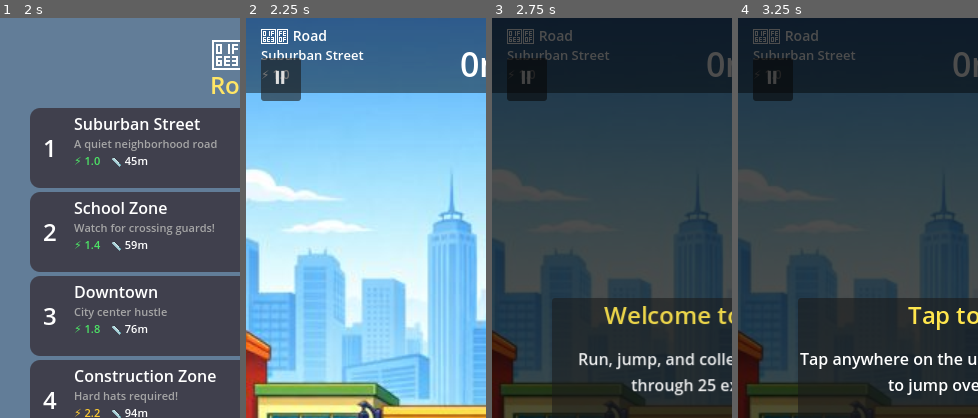
Above: before the commit, frames 1-4 (left to right).
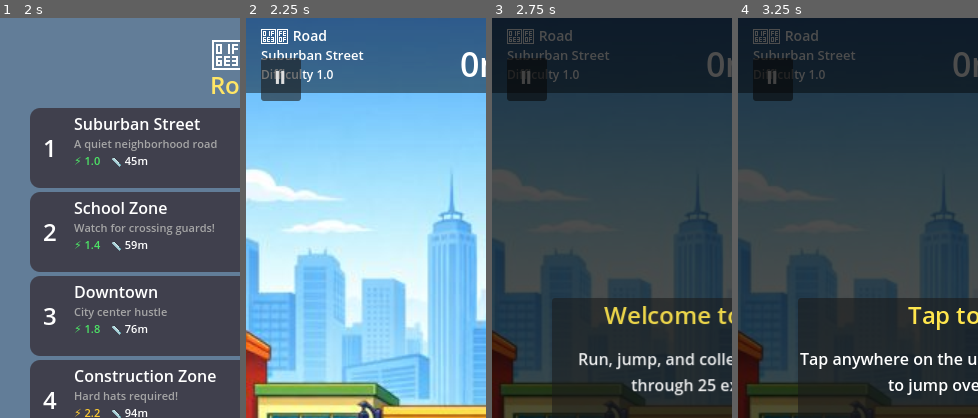
Above: after the commit, the same moments.

Repository: ishaldie/Side-Step
Game: Godot game, scene res://scenes/main_menu.tscn
Same seed, same stepped clock (60 frames per second), same inputs: the game is played once before the commit and once after it. Sound files missing from this copy of the repository are replaced by a short silence.
Inputs:
- Up to frame 1 (2 s): click "PLAY" at 0.5 s; click "▶" at 1.25 s
- Up to frame 2 (2.25 s): click "▶" at 2 s
- Up to frame 3 (2.75 s): no input
- Up to frame 4 (3.25 s): click "Let's Go!" at 2.75 s
The pictures show only the part of the screen within x 0-50%, y 0-50%; the shares and areas given below are measured in that part.

Frame 1 is identical in both runs. In frame 2, 0.3% of the frame differs, in the area x 6-37%, y 12-16%; in frame 3, 0.1%; in frame 4, 0.1%.

Commit message:
fix(game): restore beach background loading and stabilize runtime references

Diff:
--- a/scripts/background_generator.gd
+++ b/scripts/background_generator.gd
@@ -33,10 +33,17 @@
 
 
 ## Creates background decorations for the specified world.
-func create_background(world_index: int, world_data: Dictionary) -> void:
+func create_background(world_index: int, world_data: Dictionary) -> bool:
+	var initial_child_count: int = _parent.get_child_count()
 	# Try to load background image first
 	if world_index < BACKGROUND_IMAGES.size() and ResourceLoader.exists(BACKGROUND_IMAGES[world_index]):
-		var bg_texture: Texture2D = load(BACKGROUND_IMAGES[world_index])
+		var bg_image := Image.new()
+		var load_err: int = bg_image.load(BACKGROUND_IMAGES[world_index])
+		var bg_texture: Texture2D = null
+		if load_err == OK:
+			bg_texture = ImageTexture.create_from_image(bg_image)
+		else:
+			bg_texture = load(BACKGROUND_IMAGES[world_index])
 		if bg_texture:
 			var bg_sprite := Sprite2D.new()
 			bg_sprite.texture = bg_texture
@@ -49,7 +56,7 @@
 			var scale_factor: float = max(scale_x, scale_y)
 			bg_sprite.scale = Vector2(scale_factor, scale_factor)
 			_parent.add_child(bg_sprite)
-			return  # Use image background, skip procedural
+			return true  # Use image background, skip procedural
 
 	# Fallback to procedural backgrounds
 	_create_sky_gradient(world_data)
@@ -60,6 +67,8 @@
 		2: _create_beach_background()
 		3: _create_underwater_background()
 		4: _create_volcano_background()
+
+	return _parent.get_child_count() > initial_child_count
 
 
 ## Creates tiled ground sprites for the specified world.
--- a/scripts/game.gd
+++ b/scripts/game.gd
@@ -8,6 +8,8 @@
 
 const SPAWN_X: float = 550.0
 const POSITIONING_CONFIG = preload("res://scripts/positioning_config.gd")
+const BACKGROUND_GENERATOR_SCRIPT = preload("res://scripts/background_generator.gd")
+const POWERUP_SCRIPT = preload("res://scripts/powerup.gd")
 const GROUND_LEVEL_Y: float = POSITIONING_CONFIG.GROUND_Y  # Visual ground top (matches player GROUND_Y for feet alignment)
 const DUCK_OBSTACLE_Y: float = POSITIONING_CONFIG.DUCK_OBSTACLE_Y  # Consistent height for duck-under obstacles
 const DUCK_OBSTACLE_CLEAR_BOTTOM_Y: float = POSITIONING_CONFIG.DUCK_OBSTACLE_CLEAR_BOTTOM_Y
@@ -78,7 +80,7 @@
 var _obstacle_configs: Dictionary
 
 # Background generator instance
-var _bg_generator: BackgroundGenerator
+var _bg_generator: RefCounted
 
 # Powerup state
 var _active_powerup_type: int = -1  # -1 = none
@@ -159,17 +161,21 @@
 
 func _setup_visuals() -> void:
 	# Initialize background generator
-	_bg_generator = BackgroundGenerator.new(self)
-
-	# Hide the old solid color backgrounds (replaced by background images)
-	_background.visible = false
-	_ground_rect.visible = false
+	_bg_generator = BACKGROUND_GENERATOR_SCRIPT.new(self)
 	_world_label.text = "%s %s" % [_world_data.icon, _world_data.name]
 	_level_label.text = _level_data.name
-	_difficulty_label.text = "⚡ %s" % _level_data.difficulty
+	_difficulty_label.text = "Difficulty %s" % _level_data.difficulty
 
 	# Create themed background using the generator
-	_bg_generator.create_background(GameManager.current_world_index, _world_data)
+	var background_created: bool = false
+	if _bg_generator and _bg_generator.has_method("create_background"):
+		background_created = _bg_generator.create_background(GameManager.current_world_index, _world_data)
+
+	# Keep fallback ColorRects visible unless background generation succeeded.
+	_background.visible = not background_created
+	_ground_rect.visible = not background_created
+	if not background_created:
+		push_warning("[Game] Background generation failed; using fallback background/ground")
 
 	# Create powerup HUD label (hidden until a powerup is active)
 	_powerup_hud_label = Label.new()
@@ -452,7 +458,7 @@
 	if not _powerup_scene:
 		return
 	var powerup = _powerup_scene.instantiate()
-	var type_val: int = randi() % Powerup.Type.size()
+	var type_val: int = randi() % POWERUP_SCRIPT.Type.size()
 	var y_pos: float = randf_range(400.0, 600.0)
 	powerup.position = Vector2(SPAWN_X, y_pos)
 	powerup.setup(type_val, _level_data.obstacle_speed, y_pos)
@@ -468,7 +474,7 @@
 	if _active_powerup_type != -1:
 		_expire_powerup()
 
-	var config: Dictionary = Powerup.CONFIGS.get(powerup_type, {})
+	var config: Dictionary = POWERUP_SCRIPT.CONFIGS.get(powerup_type, {})
 	if config.is_empty():
 		return
 
@@ -477,13 +483,13 @@
 	EventBus.powerup_activated.emit(powerup_type, config.duration)
 
 	match powerup_type:
-		Powerup.Type.SHIELD:
+		POWERUP_SCRIPT.Type.SHIELD:
 			_player.invincible = true
 			_player.invincible_timer = config.duration
-		Powerup.Type.SPEED_BOOST:
+		POWERUP_SCRIPT.Type.SPEED_BOOST:
 			_original_move_speed = _player.move_speed
 			_player.move_speed *= config.get("speed_multiplier", 1.5)
-		Powerup.Type.MAGNET:
+		POWERUP_SCRIPT.Type.MAGNET:
 			pass  # Handled in _update_powerup_timer via coin attraction
 
 
@@ -494,8 +500,8 @@
 	_powerup_timer -= delta
 
 	# Magnet effect: attract nearby coins each frame
-	if _active_powerup_type == Powerup.Type.MAGNET:
-		var config = Powerup.CONFIGS[Powerup.Type.MAGNET]
+	if _active_powerup_type == POWERUP_SCRIPT.Type.MAGNET:
+		var config = POWERUP_SCRIPT.CONFIGS[POWERUP_SCRIPT.Type.MAGNET]
 		var radius: float = config.get("magnet_radius", 150.0)
 		for coin in _coin_container.get_children():
 			if coin is Area2D and coin.has_method("reset"):
@@ -510,14 +516,14 @@
 
 func _expire_powerup() -> void:
 	match _active_powerup_type:
-		Powerup.Type.SHIELD:
+		POWERUP_SCRIPT.Type.SHIELD:
 			_player.invincible = false
 			_player.invincible_timer = 0.0
-		Powerup.Type.SPEED_BOOST:
+		POWERUP_SCRIPT.Type.SPEED_BOOST:
 			if _original_move_speed > 0.0:
 				_player.move_speed = _original_move_speed
 				_original_move_speed = 0.0
-		Powerup.Type.MAGNET:
+		POWERUP_SCRIPT.Type.MAGNET:
 			pass
 
 	EventBus.powerup_expired.emit(_active_powerup_type)
@@ -550,7 +556,7 @@
 	# Powerup HUD
 	if _powerup_hud_label:
 		if _active_powerup_type != -1:
-			var type_name: String = Powerup.Type.keys()[_active_powerup_type]
+			var type_name: String = POWERUP_SCRIPT.Type.keys()[_active_powerup_type]
 			_powerup_hud_label.text = "%s %.1fs" % [type_name, _powerup_timer]
 			_powerup_hud_label.visible = true
 		else:
